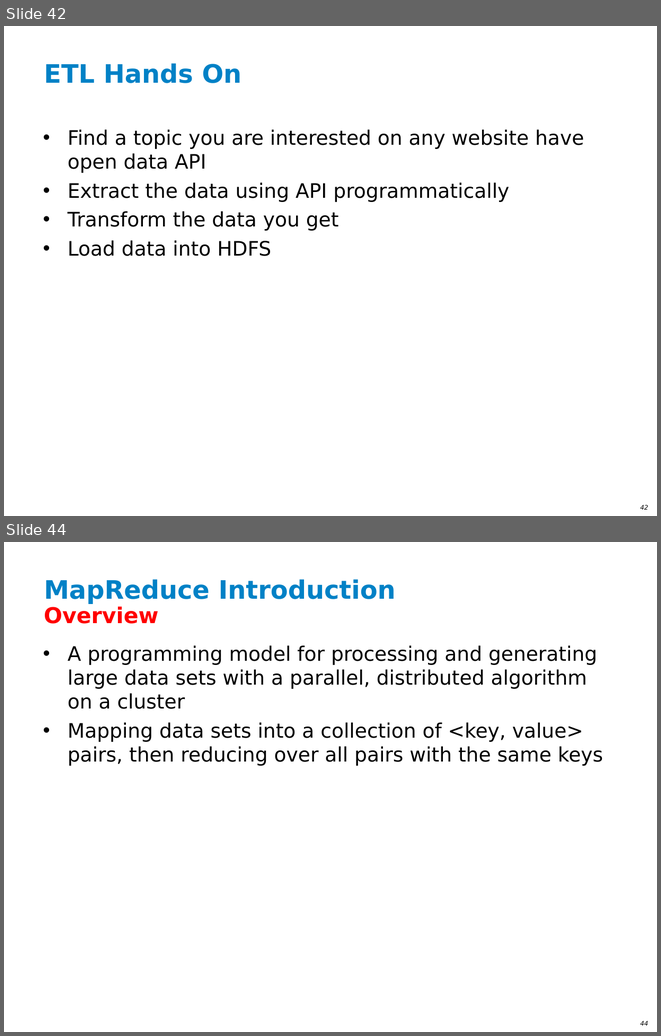
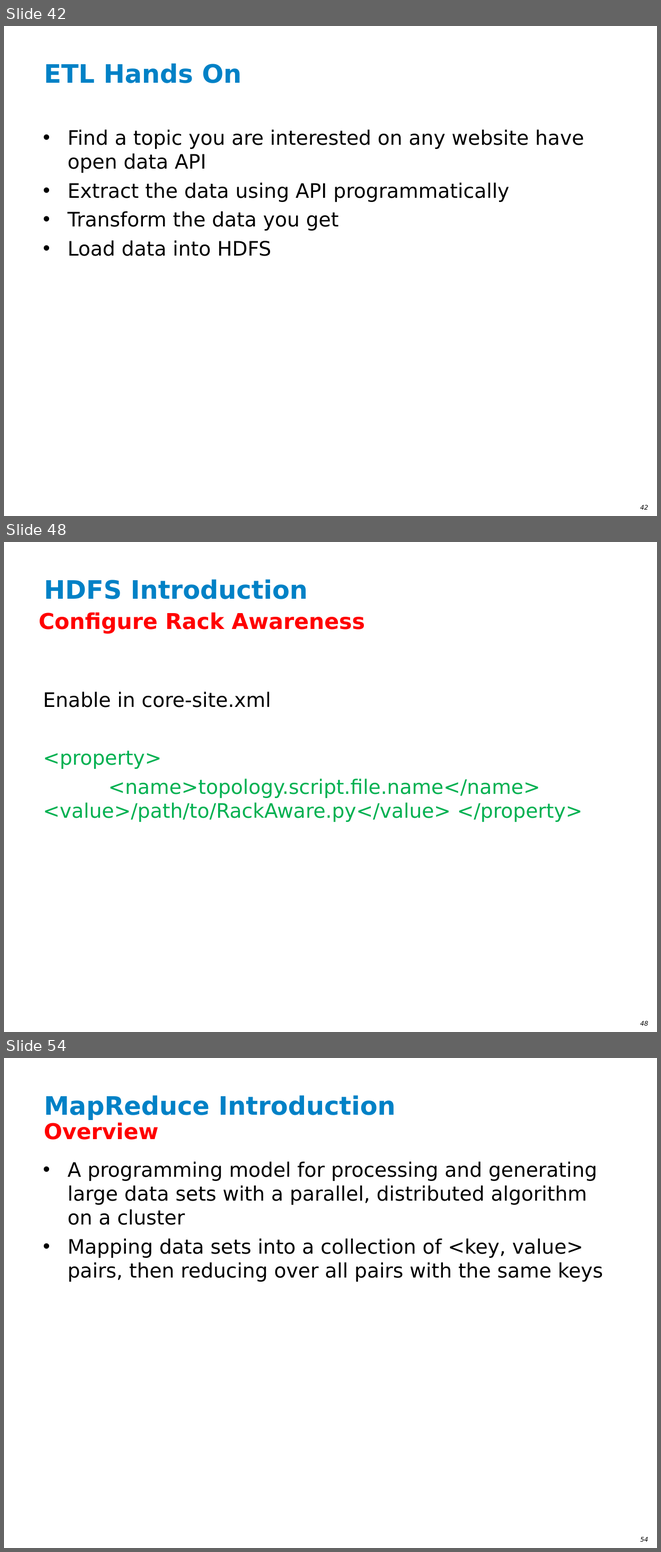
Before and after one commit to ianlin/small-data, a slide deck: training/III_Hadoop_20140607.ppt. Shown one above the other, each under a label of ours: slides 42 and 44 before the commit, slides 42, 48 and 54 after it; the slides between them are not shown. The pictures are 661x1036 and 661x1552 pixels, drawn with LibreOffice and Linux fonts; fonts in the diff are those of the drawing; background and template pictures are left out. Boxes give left, top, right and bottom in pixels: in the first picture for what was removed or moved away, otherwise in the second. Text is boxed around its words. In the diff, an @@ line names an element or a change of style, - is before the commit and + after.

```diff
--- a/training/III_Hadoop_20140607.ppt
+++ b/training/III_Hadoop_20140607.ppt
@@ slide 48 added at [4, 542, 657, 1032], background #FFFFFF; not listed: 1 template element that a slide beside it also shows @@
@@ title added at [44, 579, 308, 599], 28 pt, text #0081C6, bold @@
+HDFS Introduction
@@ text added at [38, 612, 365, 634], 24 pt, text #FF0000, bold @@
+Configure Rack Awareness
@@ text added at [43, 691, 582, 822], 22 pt, text #00B050 @@
+Enable in core-site.xml
+<property>
+<name>topology.script.file.name</name> <value>/path/to/RackAware.py</value> </property>
@@ what was slide 44 is now slide 54 @@
@@ page number at [640, 1537, 648, 1541]: text changed @@
-44
+54
```
Also in this commit, not shown: 11 slides changed, 9 other slides added.
